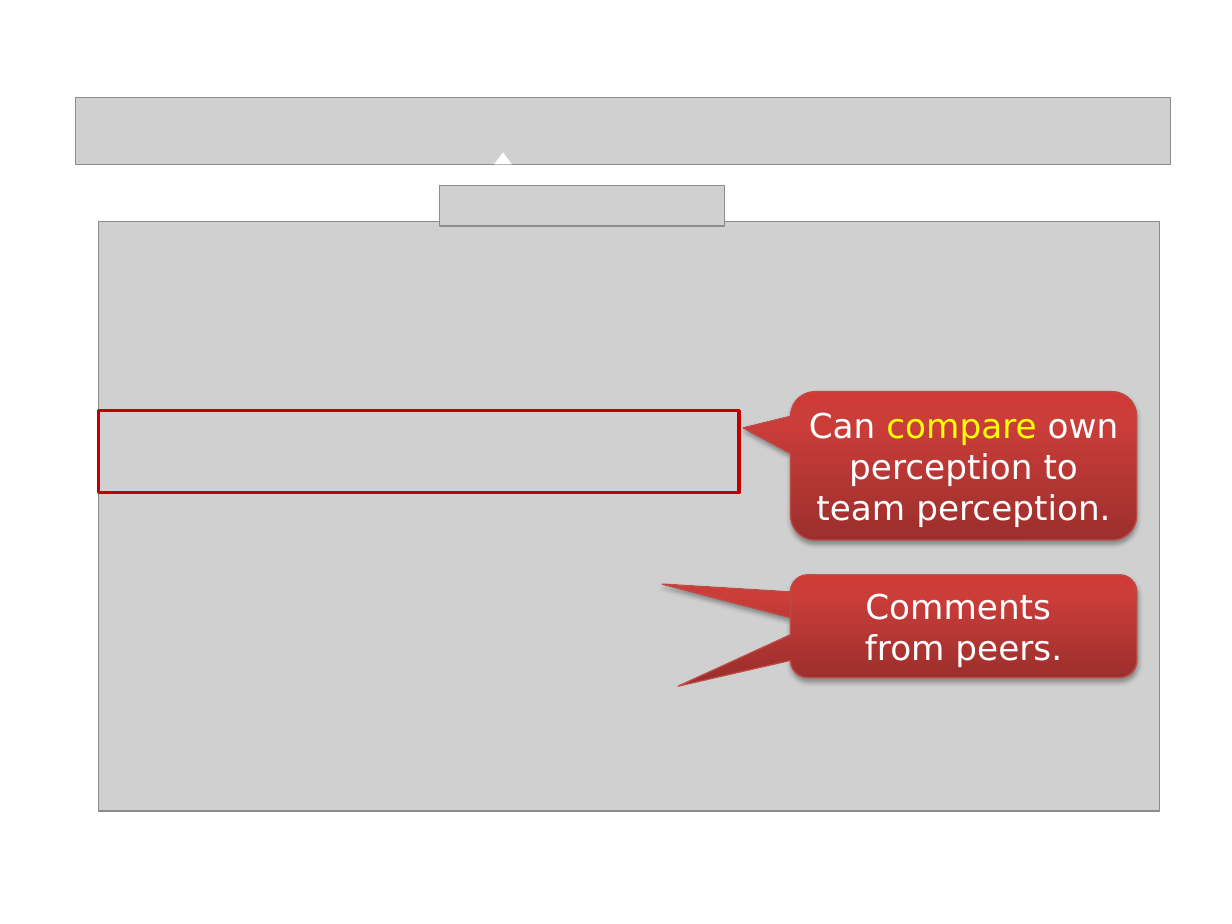
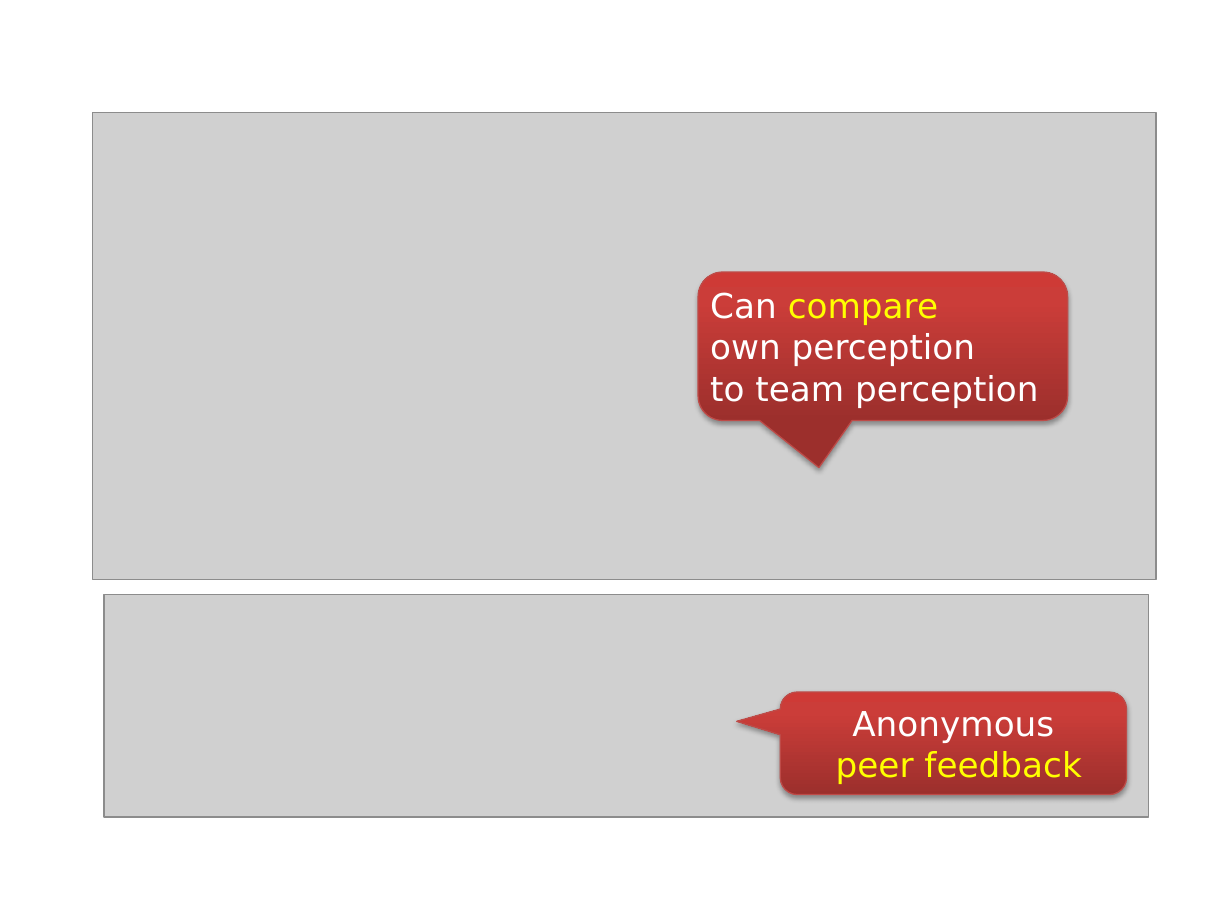
Before and after one commit to TEAMMATES/teammates, a slide deck: slide 38 of doc/video/video tour.pptx (slide 40 before the commit). Drawn at 1232x924 pixels with LibreOffice and Linux fonts; fonts in the diff are those of the drawing; grey boxes stand for pictures; background and template pictures are left out. Boxes give left, top, right and bottom in pixels: in the first picture for what was removed or moved away, otherwise in the second. Text is boxed around its words. In the diff, an @@ line names an element or a change of style, - is before the commit and + after.

```diff
--- a/doc/video/video tour.pptx
+++ b/doc/video/video tour.pptx
@@ picture removed at <box>75,97,1170,165</box> @@
@@ picture: place and size @@
-picture at <box>99,222,1159,811</box>
+picture at <box>92,113,1156,580</box>
@@ triangle removed at <box>494,153,513,165</box> @@
@@ picture removed at <box>440,186,726,227</box> @@
@@ rounded speech box "Can compare own perception to ...": place and size @@
-rounded speech box "Can compare own perception to ..." at <box>791,392,1137,541</box>
+rounded speech box "Can compare own perception to ..." at <box>699,272,1068,421</box>
@@ rounded speech box "Can compare own perception to ..." at <box>699,272,1068,421</box>: proportions changed @@
@@ text in rounded speech box at <box>710,292,1038,408</box>: text changed @@
-Can compare own perception to team perception.
+Can compare
+own perception
+to team perception
@@ rectangle removed at <box>99,410,739,493</box> @@
@@ picture added at <box>103,594,1148,817</box> @@
@@ rounded speech box removed at <box>791,575,1137,678</box> @@
-Comments from peers.
@@ rounded speech box removed at <box>791,575,1137,678</box> @@
-Comments
-from peers.
@@ rounded speech box added at <box>780,692,1126,795</box>, fill gradient #9C2F2D to #CB3E3A to #CE3B37, outline #BF4C48 0.75 pt, 20 pt, text #FFFF00 @@
+Anonymous
+peer feedback
```
Also in this commit, not shown: 17 other slides changed, 21 slides added, 29 slides removed.
